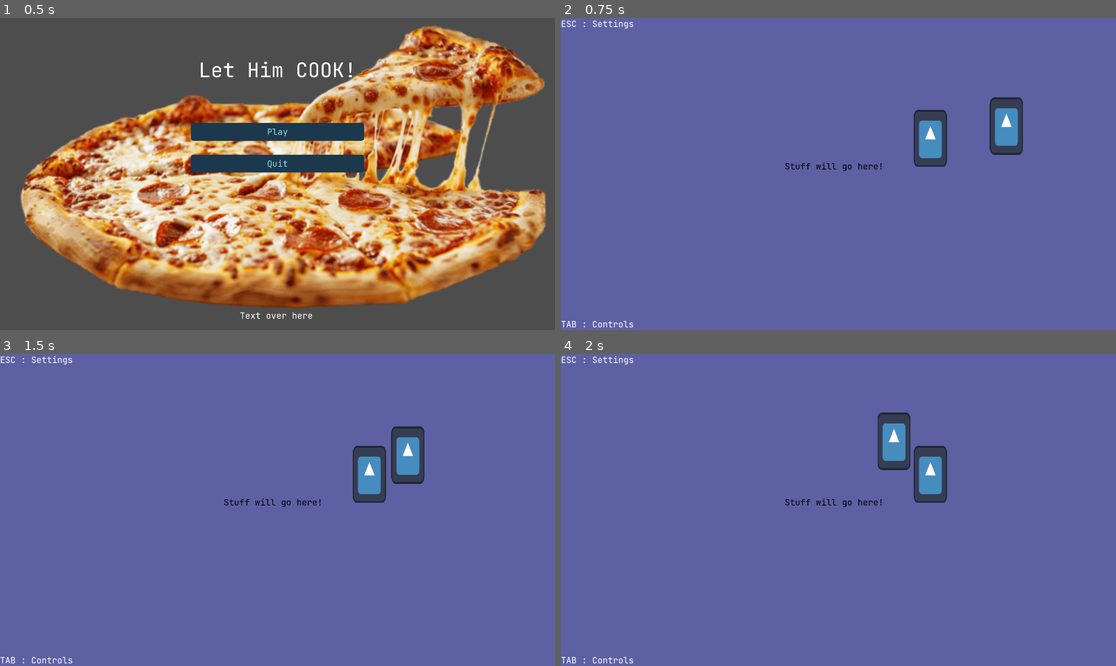
Above: before the commit, frames 1-4 (two rows, left to right).
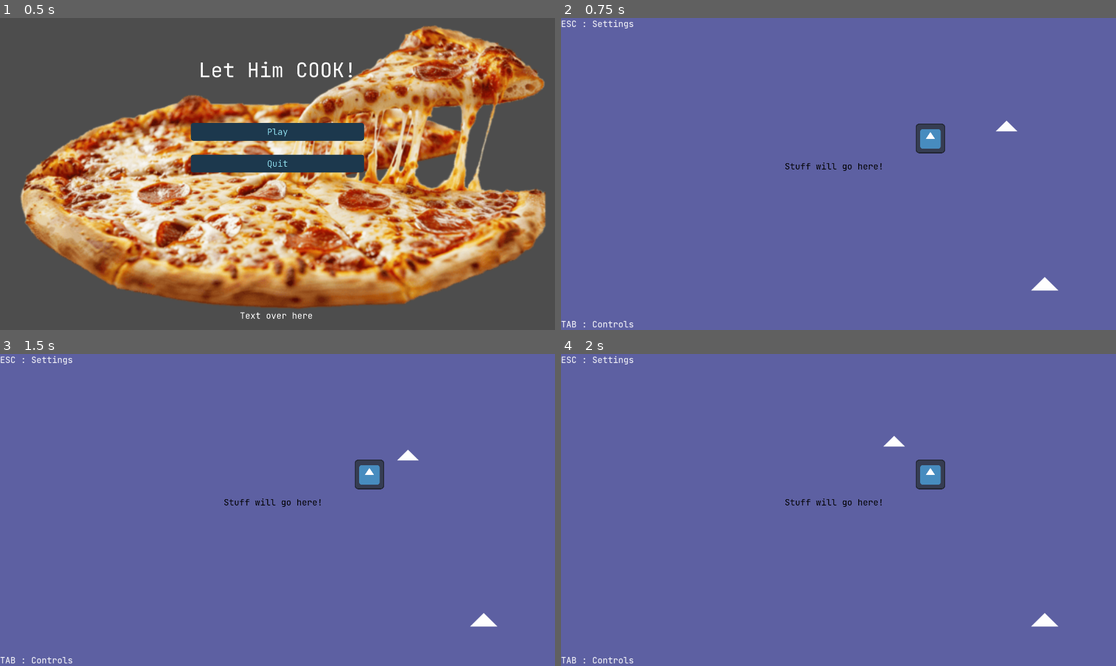
Above: after the commit, the same moments.

Repository: MikeyMictan1/Warwick-Game-Jam-2026
Game: Godot game, scene res://UI/ui_scenes/MainMenu.tscn
The game is run twice, just before and just after one commit, with the same random seed, the same clock (stepped at 60 frames per second) and the same inputs. The engine's default icon, where the game draws it, is replaced by a stand-in: a white triangle on a blue panel in a dark square.
Inputs (mouse positions are in pixels of both pictures, inside the frame that each line leads up to):
- Up to frame 1 (0.5 s): no input
- Up to frame 2 (0.75 s): click "Play" at 0.5 s
- Up to frame 3 (1.5 s): tap Enter at 1.25 s; drag from (444, 463) to (333, 441) at 1.27 s
- Up to frame 4 (2 s): no input

Frame 1 is identical in both runs. In frame 2, 2.0% of the frame differs, in the area x 63-90%, y 25-88%; in frame 3, 2.0%, in the area x 63-90%, y 23-88%; in frame 4, 2.0%.

Commit message:
Ingredient Generators called "IngredientSpawner" for the basic ingredients is implemented

Diff:
--- a/Autoload/RecipeManager.gd
+++ b/Autoload/RecipeManager.gd
@@ -1,6 +1,6 @@
 extends Node
 
-@export var trash_item : IngredientResource
+var trash_item : IngredientResource = preload("res://Resources/Trash.tres")
 const INGREDIENT_SCENE = preload("res://Scenes/Ingredient.tscn")
 
 var recipe_lookup = {}
@@ -146,17 +146,17 @@
 	var result_ingredient: IngredientResource
 	var key = make_key(ing_a, ing_b)
 
-	# 1) Found the recipe, so return the result
-	if recipe_lookup.has(key):
+	# 1) If same ingredient then just return that same ingredient
+	if ing_a.get_ingredient_name() == ing_b.get_ingredient_name():
+		result_ingredient = ing_a
+
+	# 2) Found the recipe, so return the result
+	elif recipe_lookup.has(key):
 		result_ingredient = recipe_lookup[key]
-
-	# 2) Same ingredient, so just return that same ingredient
-	elif ing_a == ing_b:
-			result_ingredient = ing_a
 
 	# 3) Check if one is a component of the other (any depth)
 	elif ing_a.contains_ingredient(ing_b):
-			result_ingredient = ing_a
+		result_ingredient = ing_a
 
 	elif ing_b.contains_ingredient(ing_a):
 		result_ingredient = ing_b
@@ -177,6 +177,7 @@
 	var new_item = INGREDIENT_SCENE.instantiate()
 	new_item.ingredient_data = ingredient
 	new_item.global_position = position
+	print("Created: ", ingredient.get_ingredient_name())
 	get_tree().current_scene.add_child(new_item)
-	print("Created: ", ingredient.get_ingredient_name())
+
 	return new_item
--- a/Resources/Lettuce.tres
+++ b/Resources/Lettuce.tres
@@ -1,9 +1,9 @@
 [gd_resource type="Resource" script_class="IngredientResource" load_steps=3 format=3 uid="uid://cd7odfpp1yywl"]
 
-[ext_resource type="Texture2D" uid="uid://os4diqq4go5e" path="res://icon.svg" id="1_icon"]
 [ext_resource type="Script" uid="uid://d0fahplylun1n" path="res://Scripts/IngredientResource.gd" id="1_script"]
+[ext_resource type="Texture2D" uid="uid://bglwgnvpdrums" path="res://UI/ui_assets/images/arrow-narrow-up.png" id="2_63ywq"]
 
 [resource]
 script = ExtResource("1_script")
 name = "Lettuce"
-icon = ExtResource("1_icon")
+icon = ExtResource("2_63ywq")
--- a/Scenes/Ingredient.tscn
+++ b/Scenes/Ingredient.tscn
@@ -9,7 +9,8 @@
 
 [node name="Sprite2D" type="Sprite2D" parent="."]
 position = Vector2(-1.1920929e-07, -2.9802322e-07)
-scale = Vector2(0.15625, 0.15625)
+scale = Vector2(0.8, 0.8)
 
 [node name="CollisionShape2D" type="CollisionShape2D" parent="."]
+scale = Vector2(5, 5)
 shape = SubResource("RectangleShape2D_qi145")
--- /dev/null
+++ b/Scenes/IngredientSpawner.tscn
@@ -0,0 +1,16 @@
+[gd_scene load_steps=4 format=3 uid="uid://cjwj343smscw5"]
+
+[ext_resource type="Script" uid="uid://y60rr4c20kkg" path="res://Scripts/IngredientSpawner.gd" id="1_1ll6g"]
+[ext_resource type="Resource" uid="uid://cd7odfpp1yywl" path="res://Resources/Lettuce.tres" id="2_y7qas"]
+
+[sub_resource type="RectangleShape2D" id="RectangleShape2D_spawner"]
+size = Vector2(64, 64)
+
+[node name="IngredientSpawner" type="Area2D"]
+script = ExtResource("1_1ll6g")
+ingredient_data = ExtResource("2_y7qas")
+
+[node name="Sprite2D" type="Sprite2D" parent="."]
+
+[node name="CollisionShape2D" type="CollisionShape2D" parent="."]
+shape = SubResource("RectangleShape2D_spawner")
--- a/Scenes/MainScene.tscn
+++ b/Scenes/MainScene.tscn
@@ -1,9 +1,10 @@
-[gd_scene load_steps=6 format=3 uid="uid://ccarxryw6scdg"]
+[gd_scene load_steps=7 format=3 uid="uid://ccarxryw6scdg"]
 
 [ext_resource type="Script" uid="uid://dslbl3i32erhh" path="res://Scripts/MainScene.gd" id="1_hpc76"]
 [ext_resource type="PackedScene" uid="uid://ctrn2nwo2rxqi" path="res://Scenes/Ingredient.tscn" id="2_tr2i4"]
 [ext_resource type="Resource" uid="uid://cd7odfpp1yywl" path="res://Resources/Lettuce.tres" id="3_7rqgy"]
 [ext_resource type="Resource" uid="uid://iruq2f54b0f5" path="res://Resources/Dried_Pasta.tres" id="4_7rqgy"]
+[ext_resource type="PackedScene" uid="uid://cjwj343smscw5" path="res://Scenes/IngredientSpawner.tscn" id="5_qxria"]
 
 [sub_resource type="CanvasTexture" id="CanvasTexture_2ia5b"]
 
@@ -49,10 +50,11 @@
 
 [node name="Ingredient2" parent="." instance=ExtResource("2_tr2i4")]
 position = Vector2(1541, 374)
-scale = Vector2(5.749468, 9.882487)
 ingredient_data = ExtResource("3_7rqgy")
 
 [node name="Ingredient" parent="." instance=ExtResource("2_tr2i4")]
 position = Vector2(1278, 417)
-scale = Vector2(5.749468, 9.882487)
 ingredient_data = ExtResource("4_7rqgy")
+
+[node name="IngredientSpawner" parent="." instance=ExtResource("5_qxria")]
+position = Vector2(1673, 920)
--- a/Scripts/IngredientResource.gd
+++ b/Scripts/IngredientResource.gd
@@ -19,7 +19,7 @@
 
 	# Check components recursively
 	for component in components:
-		if component.contains_ingredient(target):
+		if component == target:
 			return true
 
 	return false
--- /dev/null
+++ b/Scripts/IngredientSpawner.gd
@@ -0,0 +1,34 @@
+extends Area2D
+class_name IngredientSpawner
+
+@export var ingredient_data: IngredientResource
+
+@onready var sprite: Sprite2D = $Sprite2D
+@onready var collision: CollisionShape2D = $CollisionShape2D
+
+const INGREDIENT_SCENE = preload("res://Scenes/Ingredient.tscn")
+
+func _ready():
+	if ingredient_data:
+		sprite.texture = ingredient_data.get_ingredient_icon()
+	input_pickable = true
+
+func _input_event(_viewport, event, _shape_idx):
+	if event is InputEventMouseButton:
+		if event.button_index == MOUSE_BUTTON_LEFT and event.pressed:
+			spawn_ingredient()
+
+func spawn_ingredient() -> IngredientScene:
+	# Create new instance of the ingredient scene
+	var new_ingredient: IngredientScene = INGREDIENT_SCENE.instantiate()
+	new_ingredient.ingredient_data = ingredient_data.duplicate()
+
+	# Add to the same parent (or scene tree)
+	get_tree().current_scene.add_child(new_ingredient)
+
+	# Position at mouse and start dragging immediately
+	new_ingredient.global_position = get_global_mouse_position()
+	new_ingredient.is_dragging = true
+	new_ingredient.drag_offset = Vector2.ZERO
+
+	return new_ingredient
Not shown, added: Scripts/IngredientSpawner.gd.uid
